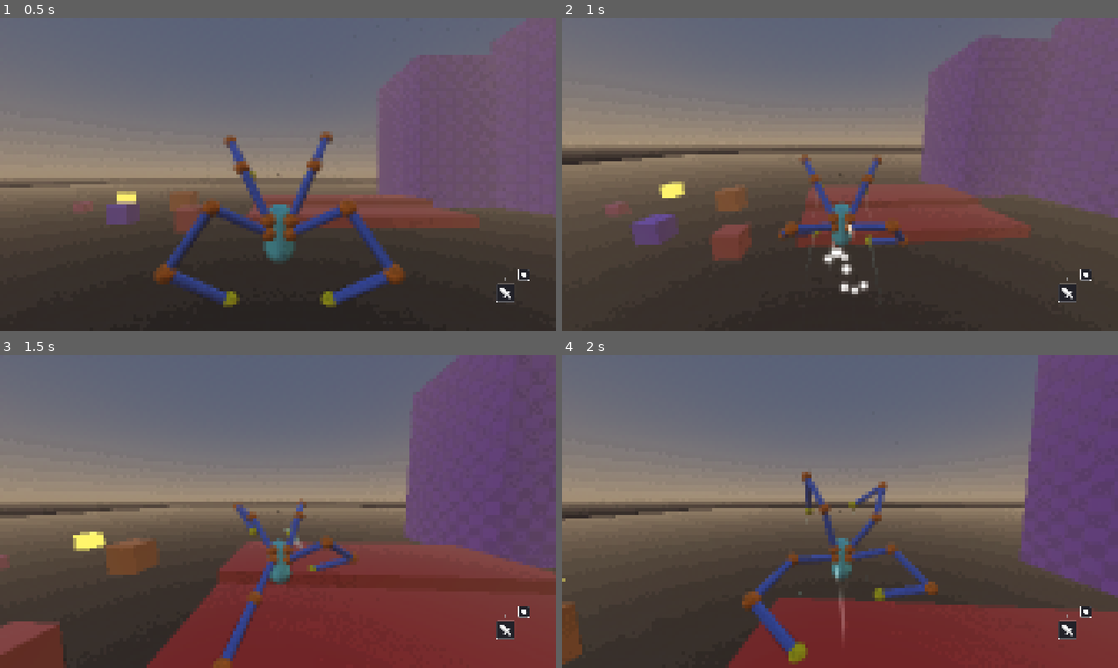
Above: before the commit, frames 1-4 (two rows, left to right).
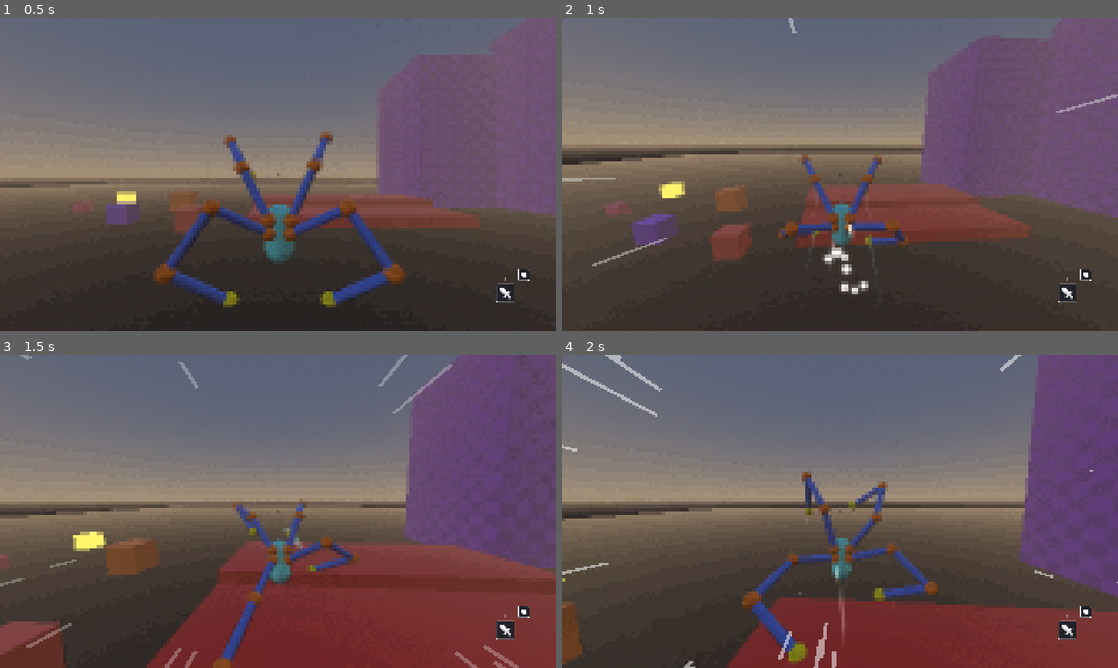
Above: after the commit, the same moments.

Repository: lliamsymonds04/doc-oc
Game: Godot game, scene res://main.tscn
Two runs of this game, one before a commit and one after it. Both use one fixed random seed, a clock stepped at 60 frames per second and the inputs below.
Inputs (mouse positions are in pixels of both pictures, inside the frame that each line leads up to):
- Up to frame 1 (0.5 s): no input
- Up to frame 2 (1 s): move the mouse to (867, 174) at 0.52 s; hold W (forward) from 0.53 s (still down); hold Shift (sprint) from 0.53 s (still down); tap Space (jump) at 0.77 s
- Up to frame 3 (1.5 s): keep holding W (forward); move the mouse to (250, 511) at 1.27 s; release Shift (sprint) at 1.28 s; click (250, 511) at 1.35 s
- Up to frame 4 (2 s): keep holding W (forward); tap Space (jump) at 1.52 s; tap Shift (sprint) at 1.55 s

Frame 1 is identical in both runs. In frame 2, 0.3% of the frame differs, in the area x 0-100%, y 0-80%; in frame 3, 0.7%; in frame 4, 0.8%, in the area x 0-100%, y 0-100%.

Commit message:
feat: speed lines

Diff:
--- /dev/null
+++ b/shaders/radial_speed_lines.gdshader
@@ -0,0 +1,35 @@
+shader_type canvas_item;
+
+// Radial speed lines. `intensity` fades them in with player speed; `flow_phase`
+// is the accumulated scroll phase (advanced by the script so speed changes
+// alter the rate, not the position); `inner_radius` sets how close to screen
+// centre they reach (lower = closer in).
+
+uniform float intensity : hint_range(0.0, 1.0) = 0.0;
+uniform float flow_phase = 0.0;
+uniform float inner_radius = 0.2;
+uniform vec4 line_color : source_color = vec4(1.0, 1.0, 1.0, 1.0);
+
+float random(vec2 uv) {
+	return fract(sin(dot(uv.xy, vec2(12.9898, 78.233))) * 43758.5453123);
+}
+
+void fragment() {
+	COLOR.a = 0.0;
+
+	vec2 pos = UV - vec2(0.5);
+	// Snap the angle to one of 64 spokes so dashes stay on rays instead of smearing.
+	float theta = round(64.0 * atan(pos.y, pos.x));
+	float dist = length(pos);
+
+	// Quantised radial position: flow_phase scrolls it, the per-spoke offset
+	// keeps spokes from pulsing in sync.
+	float dist_value = round(dist * 4.0 + flow_phase + 8.0 * random(vec2(theta)));
+	// Each spoke gets its own random inner edge so the start is ragged, not a circle.
+	bool on_spoke = dist > inner_radius + random(vec2(theta)) * 0.3;
+	bool on_dash = random(vec2(theta, dist_value)) < 0.02;
+
+	if (on_spoke && on_dash) {
+		COLOR = vec4(line_color.rgb, line_color.a * intensity);
+	}
+}
--- a/systems/player/camera_controller.gd
+++ b/systems/player/camera_controller.gd
@@ -90,6 +90,14 @@
 
 func set_sprinting(active: bool) -> void:
 	_sprinting = active
+
+
+func get_speed() -> float:
+	return _current_speed
+
+
+func get_player() -> PlayerController:
+	return _player
 
 
 func get_camera_direction() -> Vector3:
--- a/ui/hud/hud.tscn
+++ b/ui/hud/hud.tscn
@@ -2,11 +2,20 @@
 
 [ext_resource type="PackedScene" uid="uid://d07l4xvcqt7ft" path="res://ui/hud/crosshair.tscn" id="1_rbyyf"]
 [ext_resource type="Script" uid="uid://c1yy3j3seh5qc" path="res://ui/hud/pause_menu.gd" id="2_276te"]
+[ext_resource type="Shader" uid="uid://cwlw7xmttyiao" path="res://shaders/radial_speed_lines.gdshader" id="2_aixkq"]
 [ext_resource type="Shader" uid="uid://bu60as08yka86" path="res://shaders/blur.gdshader" id="3_546lt"]
 [ext_resource type="PackedScene" uid="uid://cnd56v71x1mrb" path="res://ui/hud/pause_menu_button.tscn" id="4_7ihmi"]
 [ext_resource type="AudioStream" uid="uid://c6b43l5u6h3j5" path="res://assets/audio/ui/bookFlip2.ogg" id="4_en2x2"]
 [ext_resource type="PackedScene" uid="uid://ckea25jbuw1i2" path="res://ui/hud/mode_buttons.tscn" id="6_1v5rv"]
-[ext_resource type="Script" path="res://ui/hud/hud.gd" id="7_hudgd"]
+[ext_resource type="Script" uid="uid://clbc0kairsmkr" path="res://ui/hud/hud.gd" id="7_hudgd"]
+[ext_resource type="Script" uid="uid://lp0bjh350s73" path="res://ui/hud/speed_lines.gd" id="9_speedlinesgd"]
+
+[sub_resource type="ShaderMaterial" id="ShaderMaterial_speedlines"]
+shader = ExtResource("2_aixkq")
+shader_parameter/intensity = 0.0
+shader_parameter/flow_phase = 0.0
+shader_parameter/inner_radius = 0.2
+shader_parameter/line_color = Color(1, 1, 1, 1)
 
 [sub_resource type="ShaderMaterial" id="ShaderMaterial_m2c1y"]
 shader = ExtResource("3_546lt")
@@ -16,6 +25,16 @@
 
 [node name="Hud" type="CanvasLayer" unique_id=395865671]
 script = ExtResource("7_hudgd")
+
+[node name="SpeedLines" type="ColorRect" parent="." unique_id=1907341826]
+material = SubResource("ShaderMaterial_speedlines")
+anchors_preset = 15
+anchor_right = 1.0
+anchor_bottom = 1.0
+grow_horizontal = 2
+grow_vertical = 2
+mouse_filter = 2
+script = ExtResource("9_speedlinesgd")
 
 [node name="Crosshair" parent="." unique_id=682692616 instance=ExtResource("1_rbyyf")]
 
--- /dev/null
+++ b/ui/hud/speed_lines.gd
@@ -0,0 +1,67 @@
+class_name SpeedLines
+extends ColorRect
+
+## Full-screen speed-line overlay. Intensity follows the player's horizontal
+## speed, so it fades in as they move and is invisible when standing still.
+
+const PHASE_WRAP := 1024.0
+
+@export_category("Fade")
+@export var intensity_scalar: float = 0.6
+@export var blend_rate: float = 6.0
+
+@export_category("Flow")
+@export var slow_flow_speed: float = 10.0
+@export var fast_flow_speed: float = 15.0
+
+@export_category("Radius")
+@export var slow_inner_radius: float = 0.4
+@export var fast_inner_radius: float = 0.35
+
+@export_category("Speed Threshold")
+@export var min_speed_thresh_mult: float = 0.95
+@export var max_speed_thresh_mult: float = 1.5
+
+var _camera: CameraController
+var _intensity := 0.0
+var _weight := 0.0
+var _flow_phase := 0.0
+
+@onready var _material: ShaderMaterial = material as ShaderMaterial
+
+
+func _ready() -> void:
+	visible = false
+
+
+func _process(dt: float) -> void:
+	if _camera == null:
+		_camera = get_tree().get_first_node_in_group("camera_controller") as CameraController
+		if _camera == null:
+			return
+
+	var player := _camera.get_player()
+	var full_speed := (
+		player.movement.speed * player.grounded.sprint_multiplier * max_speed_thresh_mult
+	)
+	# Lines start at walk speed and reach full intensity at sprint speed.
+	var start_fraction := (player.movement.speed * min_speed_thresh_mult) / full_speed
+
+	var weight := clampf(_camera.get_speed() / full_speed, 0.0, 1.0)
+	weight = clampf((weight - start_fraction) / (1.0 - start_fraction), 0.0, 1.0)
+
+	_weight = lerpf(_weight, weight, 1.0 - exp(-blend_rate * dt))
+	_intensity = _weight * intensity_scalar
+
+	visible = _intensity > 0.001
+	if not visible:
+		return
+
+	var flow_speed := lerpf(slow_flow_speed, fast_flow_speed, _weight)
+	_flow_phase = fmod(_flow_phase - flow_speed * dt, PHASE_WRAP)
+
+	_material.set_shader_parameter("intensity", _intensity)
+	_material.set_shader_parameter("flow_phase", _flow_phase)
+	_material.set_shader_parameter(
+		"inner_radius", lerpf(slow_inner_radius, fast_inner_radius, _weight)
+	)
Not shown, added: shaders/radial_speed_lines.gdshader.uid
Not shown, added: ui/hud/speed_lines.gd.uid
